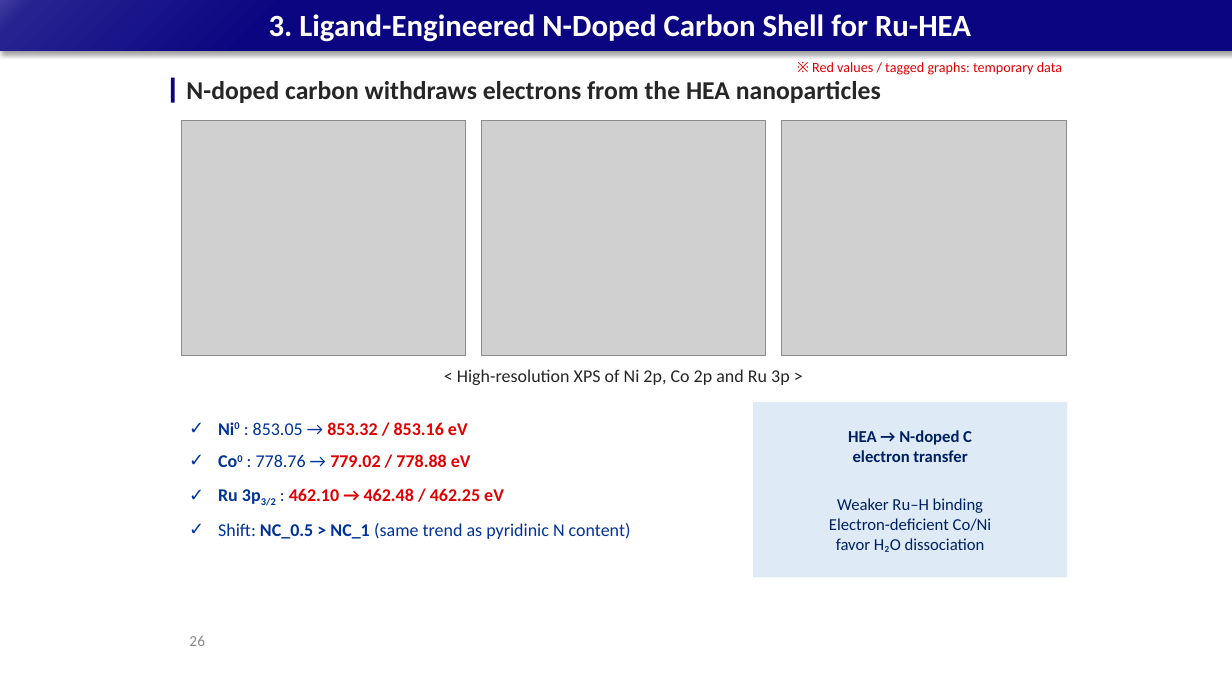
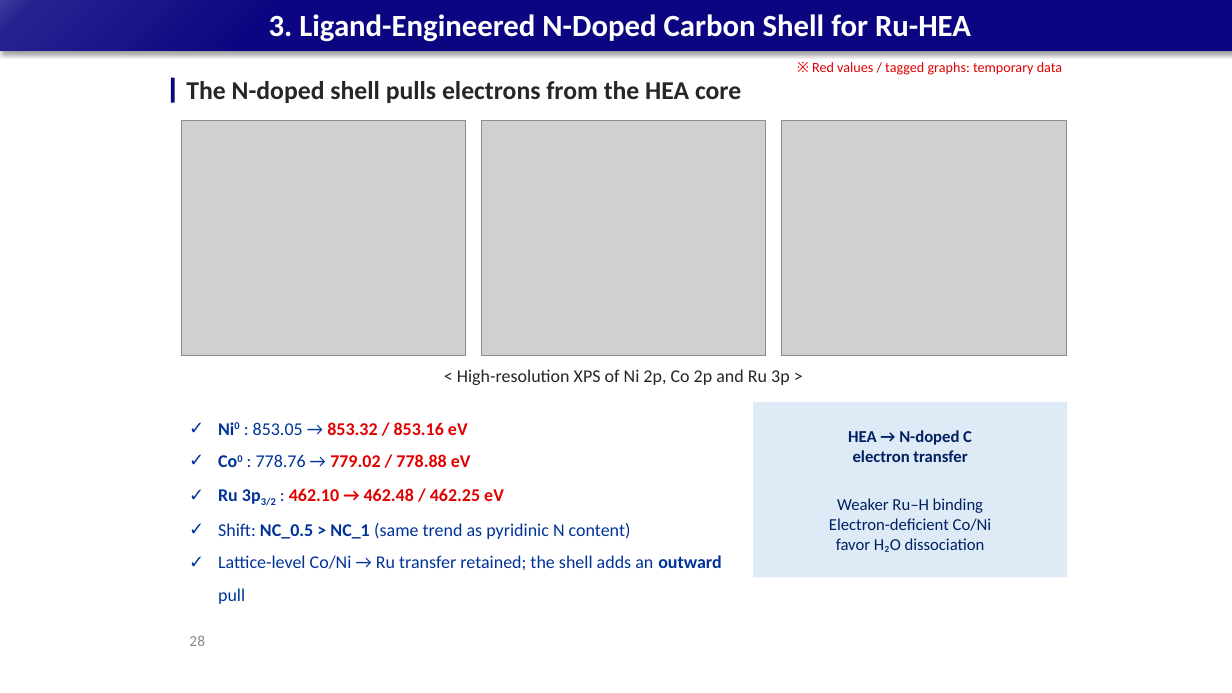
Before and after one commit to limsj0204/letter, a slide deck: slide 28 of 학위논문_디펜스_발표자료.pptx (slide 26 before the commit). Drawn at 1232x693 pixels with LibreOffice and Linux fonts; fonts in the diff are those of the drawing; grey boxes stand for pictures. Boxes give left, top, right and bottom in pixels: in the first picture for what was removed or moved away, otherwise in the second. Text is boxed around its words. In the diff, an @@ line names an element or a change of style, - is before the commit and + after.

```diff
--- a/학위논문_디펜스_발표자료.pptx
+++ b/학위논문_디펜스_발표자료.pptx
@@ text at <box>186,81,741,103</box>: text changed @@
-N-doped carbon withdraws electrons from the HEA nanoparticles
+The N-doped shell pulls electrons from the HEA core
@@ text at <box>218,555,722,570</box>: paragraph added @@
+✓ Lattice-level Co/Ni → Ru transfer retained; the shell adds an outward pull
@@ page number at <box>189,635,205,646</box>: text changed @@
-26
+28
```
Also in this commit, not shown: 6 other slides changed, 2 slides added.
